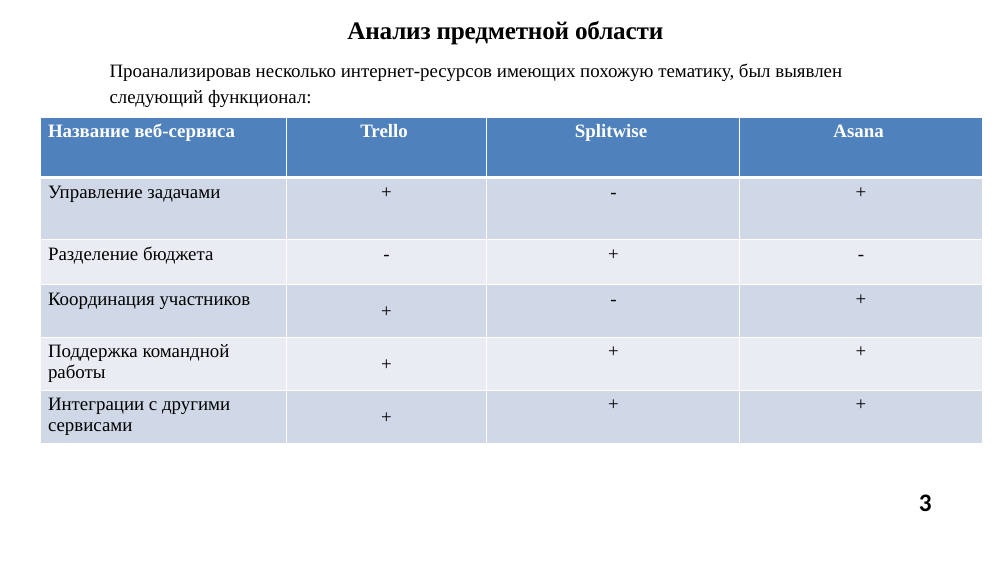
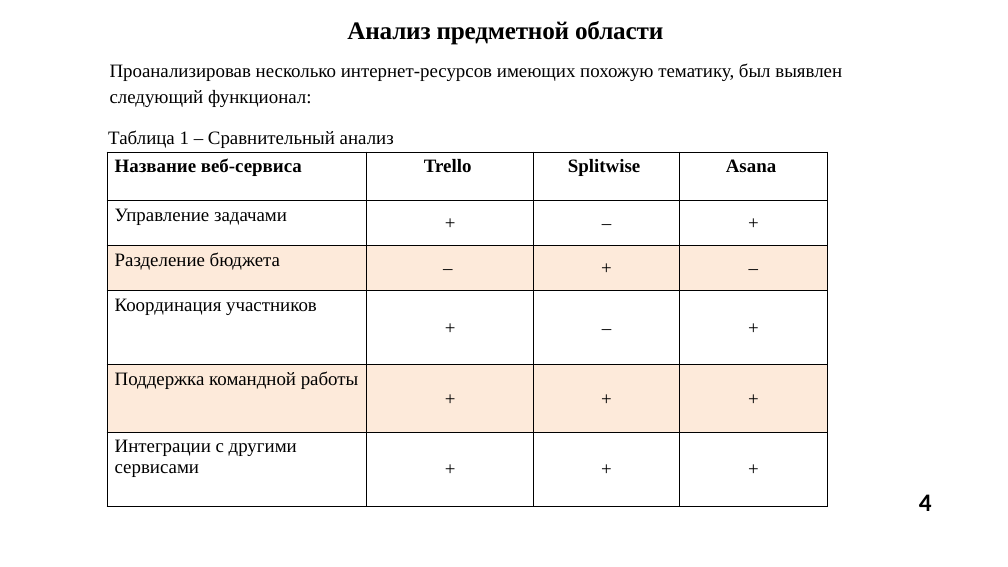
Before and after one commit to PabloPerdolie/eventManagement, a slide deck: slide 4 of диплом/ПРЕДДИПЛОМНАЯ_ПРАКТИКА/ПДП_Презентация_ИКБО-30-21_ПарусовПА.pptx (slide 3 before the commit). Drawn at 1008x567 pixels with LibreOffice and Linux fonts; fonts in the diff are those of the drawing; background and template pictures are left out. Boxes give left, top, right and bottom in pixels: in the first picture for what was removed or moved away, otherwise in the second. Text is boxed around its words. In the diff, an @@ line names an element or a change of style, - is before the commit and + after.

```diff
--- a/диплом/ПРЕДДИПЛОМНАЯ_ПРАКТИКА/ПДП_Презентация_ИКБО-30-21_ПарусовПА.pptx
+++ b/диплом/ПРЕДДИПЛОМНАЯ_ПРАКТИКА/ПДП_Презентация_ИКБО-30-21_ПарусовПА.pptx
@@ text added at [108, 130, 394, 148], 18 pt, text #000000 @@
+Таблица 1 – Сравнительный анализ
@@ table at [107, 152, 828, 507] @@
-row 2, column 3: -
+row 2, column 3: –
-row 3, column 2: -
+row 3, column 2: –
-row 3, column 4: -
+row 3, column 4: –
-row 4, column 3: -
+row 4, column 3: –
@@ fill #4F81BD to none in row 1 @@
@@ fill #D0D8E8 to none in 12 cells @@
@@ fill #E9EDF4 to #FDEADA in 8 cells @@
@@ text colour #FFFFFF to #000000 in "Название веб-сервиса", "Trello", "Splitwise", "Asana" @@
@@ borders changed @@
@@ table: place and size @@
-table at [41, 117, 984, 443]
+table at [107, 152, 828, 507]
@@ page number at [919, 494, 932, 511]: text changed @@
-3
+4
```
Also in this commit, not shown: 12 other slides changed, 4 slides added, 5 slides removed, 31 other files.
